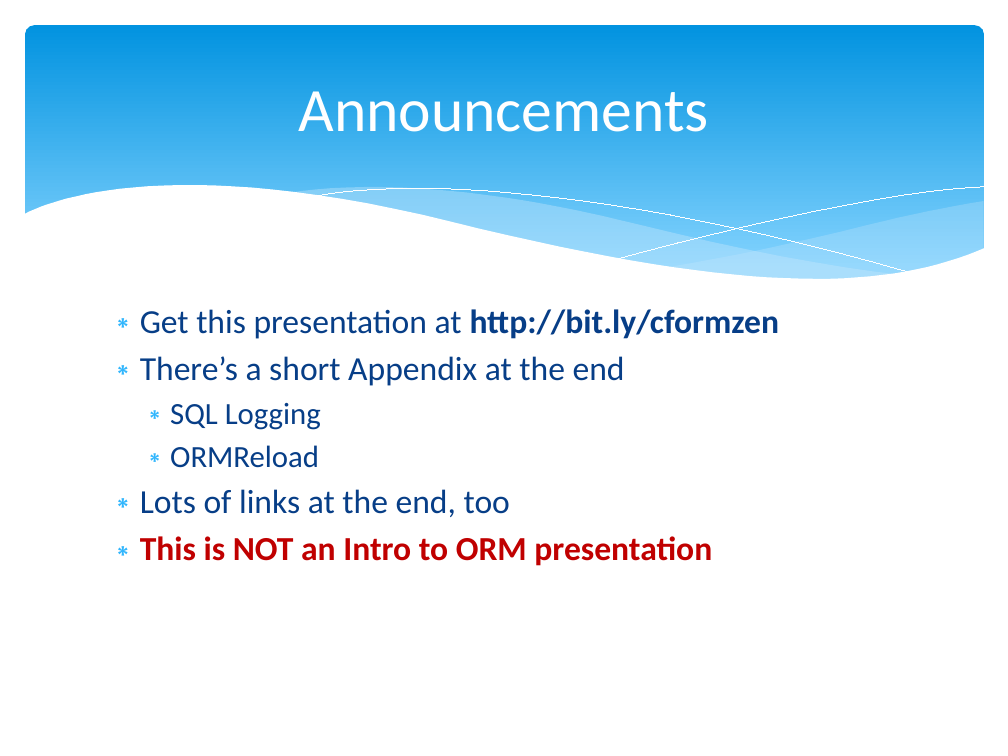
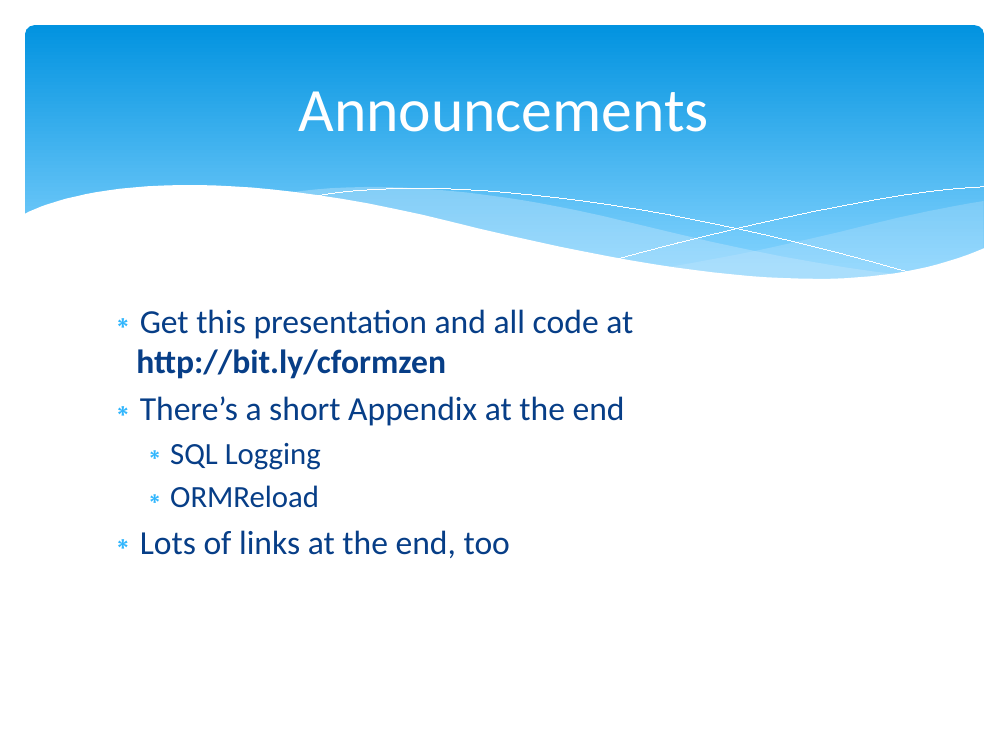
Before and after one commit to marcesher/mxunit-cfmeetups, a slide deck: slide 2 of CFObjective_ORMZen/preso/orm_zen.ppt.pptx. Drawn at 1008x756 pixels with LibreOffice and Linux fonts; fonts in the diff are those of the drawing. Boxes give left, top, right and bottom in pixels: in the first picture for what was removed or moved away, otherwise in the second. Text is boxed around its words. In the diff, an @@ line names an element or a change of style, - is before the commit and + after.

```diff
--- a/CFObjective_ORMZen/preso/orm_zen.ppt.pptx
+++ b/CFObjective_ORMZen/preso/orm_zen.ppt.pptx
@@ text at (x1=136, y1=309, x2=633, y2=379): text changed; bold off @@
-∗ Get this presentation at http://bit.ly/cformzen
+∗ Get this presentation and all code at http://bit.ly/cformzen
@@ text at (x1=140, y1=536, x2=712, y2=566): paragraph removed @@
-∗ This is NOT an Intro to ORM presentation
```
Also in this commit, not shown: 19 other slides changed, 2 slides added, 4 slides removed, 1 other file.
